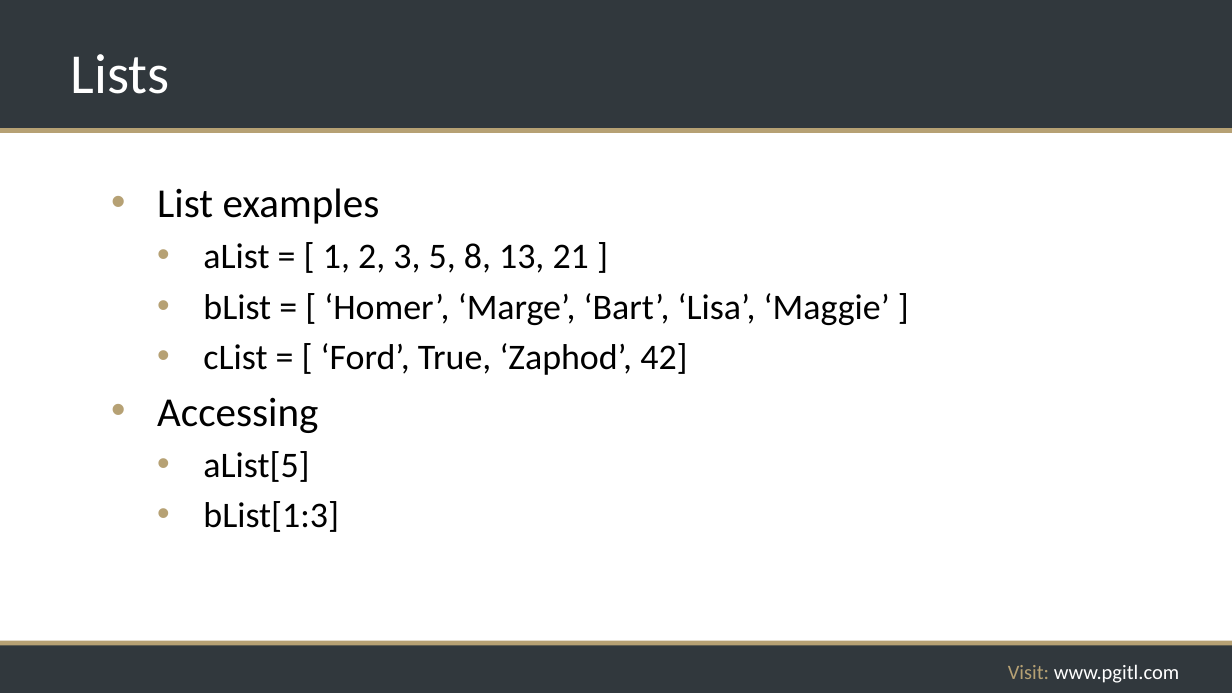
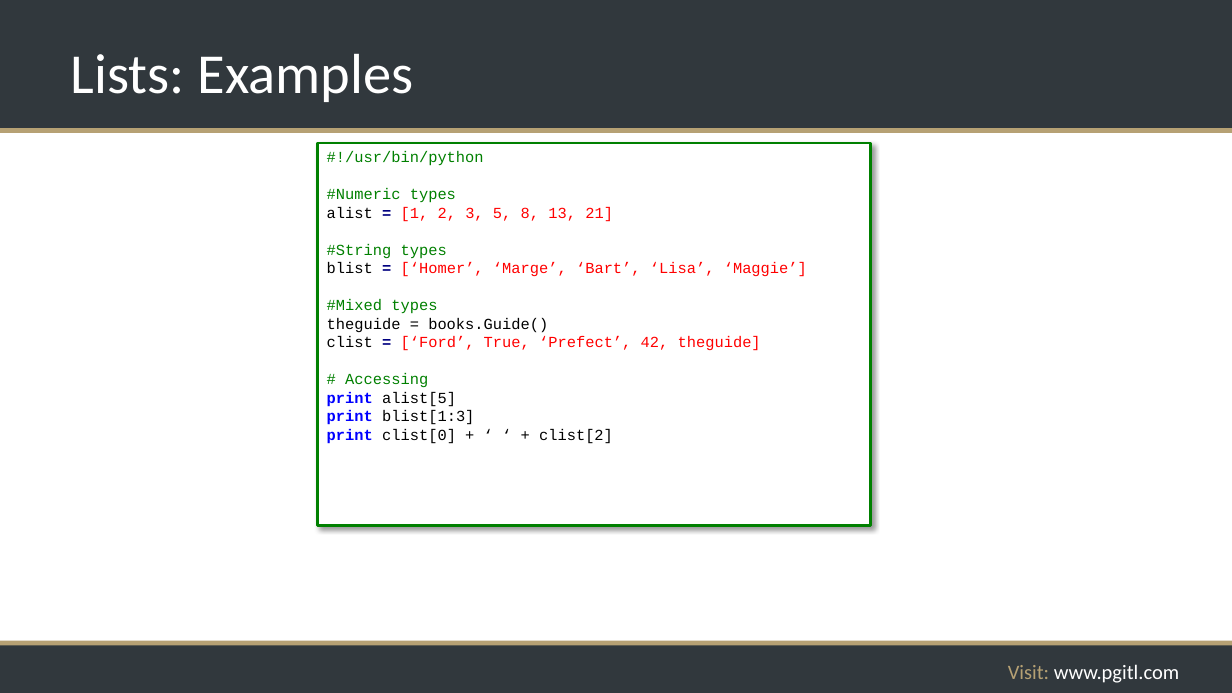
Before and after one commit to rikkouri/project-a, a slide deck: slide 68 of Programming Foundations.pptx (slide 70 before the commit). Drawn at 1232x693 pixels with LibreOffice and Linux fonts; fonts in the diff are those of the drawing; background and template pictures are left out. Boxes give left, top, right and bottom in pixels: in the first picture for what was removed or moved away, otherwise in the second. Text is boxed around its words. In the diff, an @@ line names an element or a change of style, - is before the commit and + after.

```diff
--- a/Programming Foundations.pptx
+++ b/Programming Foundations.pptx
@@ title at (71,53,414,102): text changed @@
-Lists
+Lists: Examples
@@ rectangle added at (318,143,871,526), fill #FFFFFF, outline #008000 2.25 pt, 12 pt, text #FF0000 @@
+#!/usr/bin/python
+#Numeric types
+alist = [1, 2, 3, 5, 8, 13, 21]
+#String types
+blist = [‘Homer’, ‘Marge’, ‘Bart’, ‘Lisa’, ‘Maggie’]
+#Mixed types
+theguide = books.Guide()
+clist = [‘Ford’, True, ‘Prefect’, 42, theguide]
+# Accessing
+print alist[5]
+print blist[1:3]
+print clist[0] + ‘ ‘ + clist[2]
@@ text removed at (157,188,890,532) @@
-• List examples
-  • aList = [ 1, 2, 3, 5, 8, 13, 21 ]
-  • bList = [ ‘Homer’, ‘Marge’, ‘Bart’, ‘Lisa’, ‘Maggie’ ]
-  • cList = [ ‘Ford’, True, ‘Zaphod’, 42]
-• Accessing
-  • aList[5]
-  • bList[1:3]
```
Also in this commit, not shown: 3 other slides changed, 2 slides removed.
